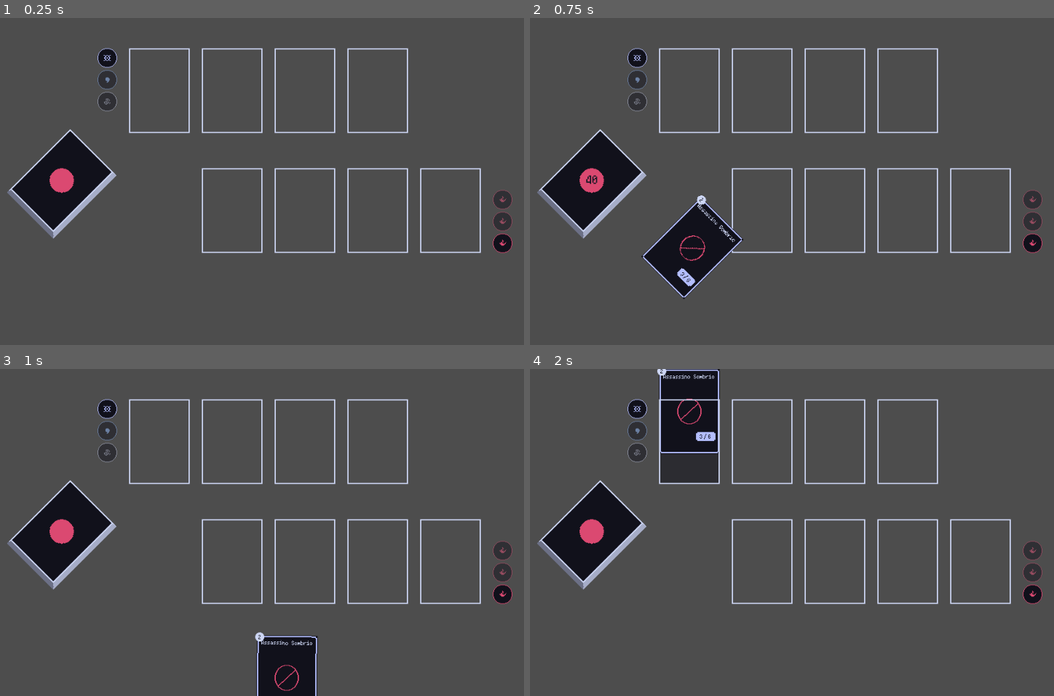
Above: before the commit, frames 1-4 (two rows, left to right).
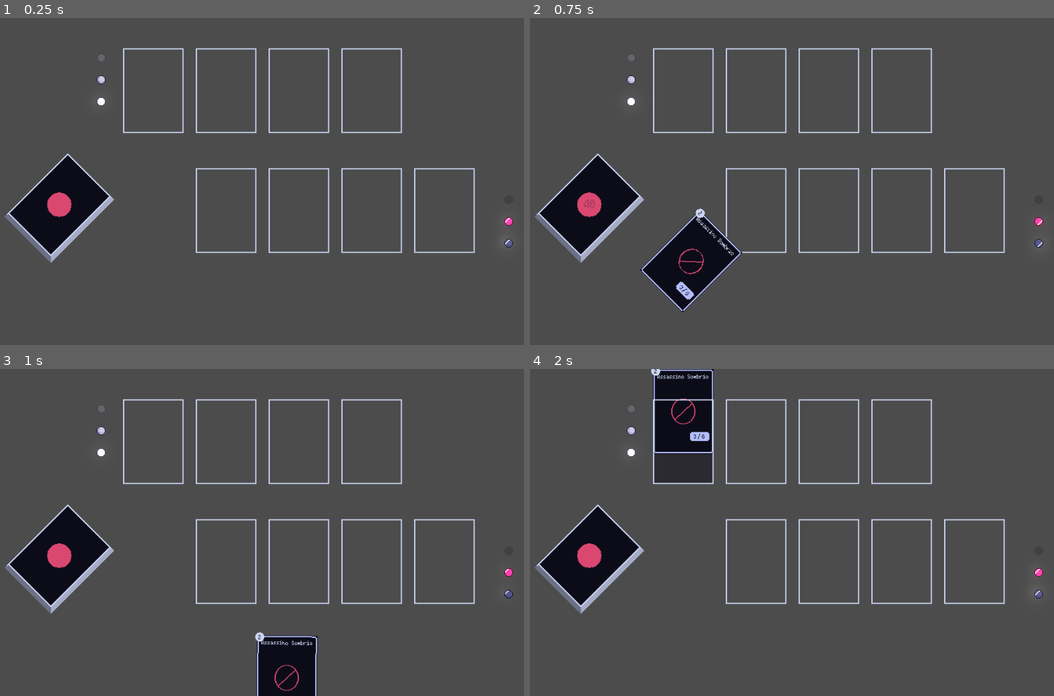
Above: after the commit, the same moments.

Repository: Ilwel/tcg-godot
Game: Godot game, scene res://scenes/DuelGameScreen.tscn
Two runs of this game, one before a commit and one after it. Both use one fixed random seed, a clock stepped at 60 frames per second and the inputs below.
Inputs (mouse positions are in pixels of both pictures, inside the frame that each line leads up to):
- Up to frame 1 (0.25 s): no input
- Up to frame 2 (0.75 s): drag from (592, 184) to (687, 89) at 0.52 s
- Up to frame 3 (1 s): no input
- Up to frame 4 (2 s): drag from (818, 676) to (687, 440) at 1.27 s

The runs differ from the first frame. In frame 1, 7.6% of the frame differs, in the area x 0-98%, y 9-75%; in frame 2, 9.6%, in the area x 0-98%, y 9-90%; in frame 3, 7.6%; in frame 4, 8.6%.

Commit message:
feat: gems

Diff:
--- /dev/null
+++ b/assets/Glow.gdshader
@@ -0,0 +1,20 @@
+shader_type canvas_item;
+
+uniform vec4 glow_color : source_color;
+uniform float glow_power: hint_range(0.0, 8.0, 0.1) = 2.0;
+uniform float glow_shift: hint_range(0.0, 10.0, 0.1) = 1.0;
+uniform float glow_radius: hint_range(1.0, 10.0, 1.0) = 1.0;
+
+void fragment() {
+	vec4 glow = vec4(0.0);
+	float count = 0.0;
+	for (float x = -glow_radius; x <= glow_radius; x += 1.0) {
+		for (float y = -glow_radius; y <= glow_radius; y += 1.0) {
+			vec2 offset = vec2(x, y) * glow_shift * TEXTURE_PIXEL_SIZE;
+			glow += texture(TEXTURE, UV + offset) * glow_color;
+			count += 1.0;
+		}
+	}
+	glow *= glow_power / count;
+	COLOR = mix(texture(TEXTURE, UV), glow, glow.a);
+}
--- a/project.godot
+++ b/project.godot
@@ -29,4 +29,5 @@
 [rendering]
 
 textures/canvas_textures/default_texture_filter=0
+viewport/hdr_2d=true
 2d/snap/snap_2d_transforms_to_pixel=true
--- a/scenes/Fields.tscn
+++ b/scenes/Fields.tscn
@@ -14,23 +14,23 @@
 layout_mode = 2
 theme_override_constants/separation = 20
 
-[node name="HBoxContainer3" type="VBoxContainer" parent="HBoxContainer"]
+[node name="VBoxContainer4" type="VBoxContainer" parent="HBoxContainer"]
 layout_mode = 2
 
-[node name="Rune" parent="HBoxContainer/HBoxContainer3" instance=ExtResource("1_is5d7")]
+[node name="Rune" parent="HBoxContainer/VBoxContainer4" instance=ExtResource("1_is5d7")]
 layout_mode = 2
-rune_type = 4
-enabled = true
+rune_type = 5
+enabled = false
 
-[node name="Rune2" parent="HBoxContainer/HBoxContainer3" instance=ExtResource("1_is5d7")]
+[node name="Rune2" parent="HBoxContainer/VBoxContainer4" instance=ExtResource("1_is5d7")]
 layout_mode = 2
-rune_type = 1
-enabled = null
+rune_type = 5
 
-[node name="Rune3" parent="HBoxContainer/HBoxContainer3" instance=ExtResource("1_is5d7")]
+[node name="Rune3" parent="HBoxContainer/VBoxContainer4" instance=ExtResource("1_is5d7")]
+modulate = Color(2, 2, 2, 1)
 layout_mode = 2
-rune_type = 3
-enabled = null
+rune_type = 5
+ready_to_use = true
 
 [node name="CardSlot" parent="HBoxContainer" instance=ExtResource("1_yqmkh")]
 layout_mode = 2
@@ -66,18 +66,25 @@
 [node name="CardSlot2" parent="HBoxContainer/VBoxContainer" instance=ExtResource("1_yqmkh")]
 layout_mode = 2
 
-[node name="HBoxContainer2" type="VBoxContainer" parent="HBoxContainer"]
+[node name="VBoxContainer2" type="VBoxContainer" parent="HBoxContainer"]
+layout_mode = 2
+
+[node name="VBoxContainer3" type="VBoxContainer" parent="HBoxContainer"]
 layout_mode = 2
 alignment = 2
 
-[node name="Rune" parent="HBoxContainer/HBoxContainer2" instance=ExtResource("1_is5d7")]
+[node name="Rune" parent="HBoxContainer/VBoxContainer3" instance=ExtResource("1_is5d7")]
 layout_mode = 2
-enabled = null
+rune_type = 4
+enabled = false
 
-[node name="Rune2" parent="HBoxContainer/HBoxContainer2" instance=ExtResource("1_is5d7")]
+[node name="Rune2" parent="HBoxContainer/VBoxContainer3" instance=ExtResource("1_is5d7")]
+modulate = Color(2, 2, 2, 1)
 layout_mode = 2
-enabled = null
+ready_to_use = true
 
-[node name="Rune3" parent="HBoxContainer/HBoxContainer2" instance=ExtResource("1_is5d7")]
+[node name="Rune3" parent="HBoxContainer/VBoxContainer3" instance=ExtResource("1_is5d7")]
+modulate = Color(4, 4, 4, 1)
 layout_mode = 2
-enabled = true
+rune_type = 4
+ready_to_use = true
--- a/scenes/HandNDeck.tscn
+++ b/scenes/HandNDeck.tscn
@@ -9,7 +9,7 @@
 script = ExtResource("1_1mf1e")
 
 [node name="PlayerDeck" parent="." node_paths=PackedStringArray("player_hand") instance=ExtResource("3_effmb")]
-position = Vector2(109.000015, 273)
+position = Vector2(105, 313)
 player_hand = NodePath("../HandFlat")
 
 [node name="HandFlat" parent="." node_paths=PackedStringArray("card_manager") instance=ExtResource("3_mkpjl")]
--- a/scenes/Rune.tscn
+++ b/scenes/Rune.tscn
@@ -1,7 +1,84 @@
-[gd_scene load_steps=3 format=3 uid="uid://ci10ce30hduqg"]
+[gd_scene load_steps=15 format=3 uid="uid://ci10ce30hduqg"]
 
-[ext_resource type="Texture2D" uid="uid://bveaxg7di016q" path="res://assets/runes/FireRune.png" id="1_x1jr1"]
 [ext_resource type="Script" uid="uid://c55515d7qsxac" path="res://scripts/Rune.gd" id="1_yrrjd"]
+[ext_resource type="Texture2D" uid="uid://rt0088ms03db" path="res://assets/gem/gem1.png" id="2_yrrjd"]
+[ext_resource type="Texture2D" uid="uid://bvvj10aim5goa" path="res://assets/gem/bright.png" id="3_o43bi"]
+
+[sub_resource type="AtlasTexture" id="AtlasTexture_k73fb"]
+atlas = ExtResource("3_o43bi")
+region = Rect2(0, 0, 16, 16)
+
+[sub_resource type="AtlasTexture" id="AtlasTexture_17ekr"]
+atlas = ExtResource("3_o43bi")
+region = Rect2(16, 0, 16, 16)
+
+[sub_resource type="AtlasTexture" id="AtlasTexture_5edk3"]
+atlas = ExtResource("3_o43bi")
+region = Rect2(32, 0, 16, 16)
+
+[sub_resource type="AtlasTexture" id="AtlasTexture_wkr7l"]
+atlas = ExtResource("3_o43bi")
+region = Rect2(48, 0, 16, 16)
+
+[sub_resource type="AtlasTexture" id="AtlasTexture_wvuyj"]
+atlas = ExtResource("3_o43bi")
+region = Rect2(64, 0, 16, 16)
+
+[sub_resource type="AtlasTexture" id="AtlasTexture_2838y"]
+atlas = ExtResource("3_o43bi")
+region = Rect2(80, 0, 16, 16)
+
+[sub_resource type="AtlasTexture" id="AtlasTexture_gal8s"]
+atlas = ExtResource("3_o43bi")
+region = Rect2(96, 0, 16, 16)
+
+[sub_resource type="AtlasTexture" id="AtlasTexture_u8ph5"]
+atlas = ExtResource("3_o43bi")
+region = Rect2(112, 0, 16, 16)
+
+[sub_resource type="AtlasTexture" id="AtlasTexture_xnnxh"]
+atlas = ExtResource("3_o43bi")
+region = Rect2(128, 0, 16, 16)
+
+[sub_resource type="SpriteFrames" id="SpriteFrames_eswvp"]
+animations = [{
+"frames": [{
+"duration": 1.0,
+"texture": SubResource("AtlasTexture_k73fb")
+}, {
+"duration": 1.0,
+"texture": SubResource("AtlasTexture_17ekr")
+}, {
+"duration": 1.0,
+"texture": SubResource("AtlasTexture_5edk3")
+}, {
+"duration": 1.0,
+"texture": SubResource("AtlasTexture_wkr7l")
+}, {
+"duration": 1.0,
+"texture": SubResource("AtlasTexture_wvuyj")
+}, {
+"duration": 1.0,
+"texture": SubResource("AtlasTexture_2838y")
+}, {
+"duration": 1.0,
+"texture": SubResource("AtlasTexture_gal8s")
+}, {
+"duration": 1.0,
+"texture": SubResource("AtlasTexture_u8ph5")
+}, {
+"duration": 1.0,
+"texture": SubResource("AtlasTexture_xnnxh")
+}],
+"loop": true,
+"name": &"new_animation",
+"speed": 10.0
+}]
+
+[sub_resource type="Environment" id="Environment_yrrjd"]
+background_mode = 3
+glow_enabled = true
+glow_blend_mode = 1
 
 [node name="Rune" type="Control"]
 custom_minimum_size = Vector2(32, 32)
@@ -14,5 +91,16 @@
 script = ExtResource("1_yrrjd")
 
 [node name="RuneSprite" type="Sprite2D" parent="."]
-texture = ExtResource("1_x1jr1")
-offset = Vector2(16, 16)
+modulate = Color(0.9490196, 0.15294118, 0.3764706, 1)
+position = Vector2(16, 16)
+texture = ExtResource("2_yrrjd")
+
+[node name="BrightAnimation" type="AnimatedSprite2D" parent="."]
+visible = false
+modulate = Color(1.698, 1.698, 1.698, 1)
+position = Vector2(16, 16)
+sprite_frames = SubResource("SpriteFrames_eswvp")
+animation = &"new_animation"
+
+[node name="WorldEnvironment" type="WorldEnvironment" parent="."]
+environment = SubResource("Environment_yrrjd")
--- a/scripts/Rune.gd
+++ b/scripts/Rune.gd
@@ -4,32 +4,59 @@
 enum RuneType { FIRE, WATER, EARTH, AIR, DARK, LIGHT }
 @export var rune_type: RuneType
 @onready var sprite: Sprite2D = $RuneSprite
-@export var enabled:bool = false
+@onready var bright_animation: AnimatedSprite2D = $BrightAnimation
+@export var enabled:bool = true
+@export var ready_to_use = false
 
-func get_rune_sprite():
+func get_rune_color() -> Color:
 	if rune_type == RuneType.FIRE:
-		return preload("res://assets/runes/FireRune.png")
+		return Color("f22760ff")
 	elif rune_type == RuneType.WATER:
-		return preload("res://assets/runes/WaterRune.png")
+		return Color("005debff")
 	elif rune_type == RuneType.EARTH:
-		return preload("res://assets/runes/EarthRune.png")
+		return Color("53fa43ff")
 	elif rune_type == RuneType.AIR:
-		return preload("res://assets/runes/AirRune.png")
+		return Color("63cbe9ff")
 	elif rune_type == RuneType.DARK:
-		return preload("res://assets/runes/DarkRune.png")
+		return Color("#181825")
 	elif rune_type == RuneType.LIGHT:
-		return preload("res://assets/runes/LightRune.png")
+		return Color("#ffffff")
+	else:
+		return Color("ffffff")
+
+func _set_intensity(value):
+	var c = sprite.modulate
+	c.r = value
+	c.g = value
+	c.b = value
+	modulate = c
+
+func set_glow(state: bool):
+	if bright_animation:
+		bright_animation.visible = state
+	if state:
+		if rune_type == RuneType.DARK:
+			_set_intensity(4.0)
+		else:
+			_set_intensity(2.0)
+		bright_animation.play()
+	else:
+		_set_intensity(1.0)
+		bright_animation.stop()
+
+
 
 # Called when the node enters the scene tree for the first time.
 func _ready() -> void:
-	sprite.texture = get_rune_sprite()
-
+	sprite.modulate = get_rune_color()
+	set_glow(ready_to_use)
 
 
 # Called every frame. 'delta' is the elapsed time since the previous frame.
 func _process(delta: float) -> void:
-	sprite.texture = get_rune_sprite()
+	sprite.modulate = get_rune_color()
+	set_glow(ready_to_use)
 	if !enabled:
-		sprite.modulate.a = 0.5
+		sprite.modulate.a = 0.2
 	else:
 		sprite.modulate.a = 1
Not shown, added: assets/Glow.gdshader.uid
Binary file added: assets/gem/bright.png
Not shown, added: assets/gem/bright.png.import
Binary file added: assets/gem/gem.png
Not shown, added: assets/gem/gem.png.import
Binary file added: assets/gem/gem1.png
Not shown, added: assets/gem/gem1.png.import
Binary file added: assets/gem/gem2.png
Not shown, added: assets/gem/gem2.png.import
Binary file added: assets/gem/gem3.png
Not shown, added: assets/gem/gem3.png.import
Binary file added: assets/gem/gem4.png
(and 15 more such lines)
